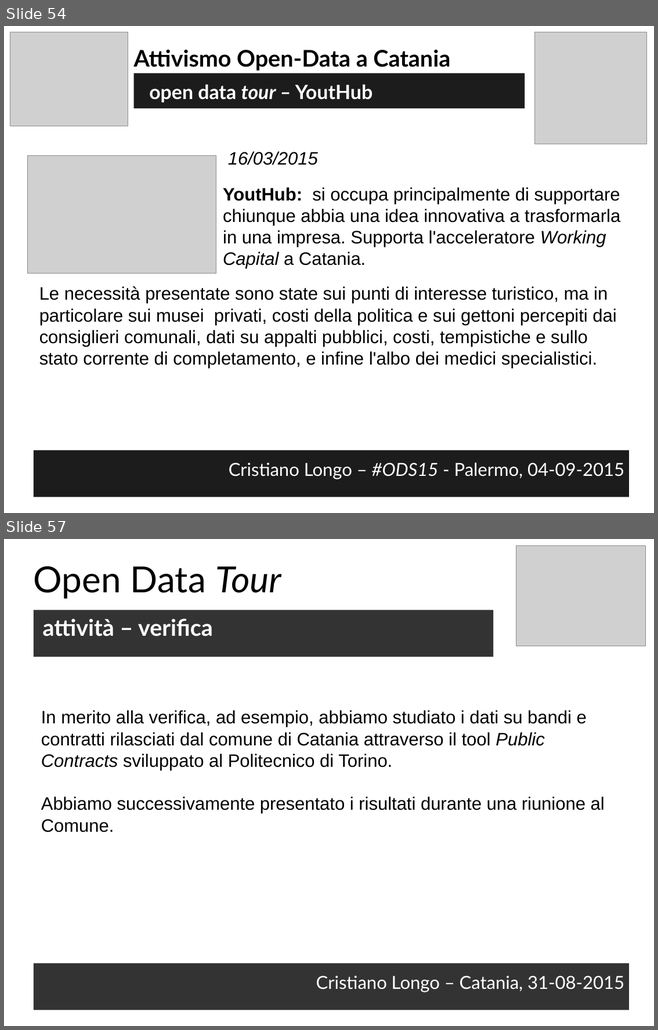
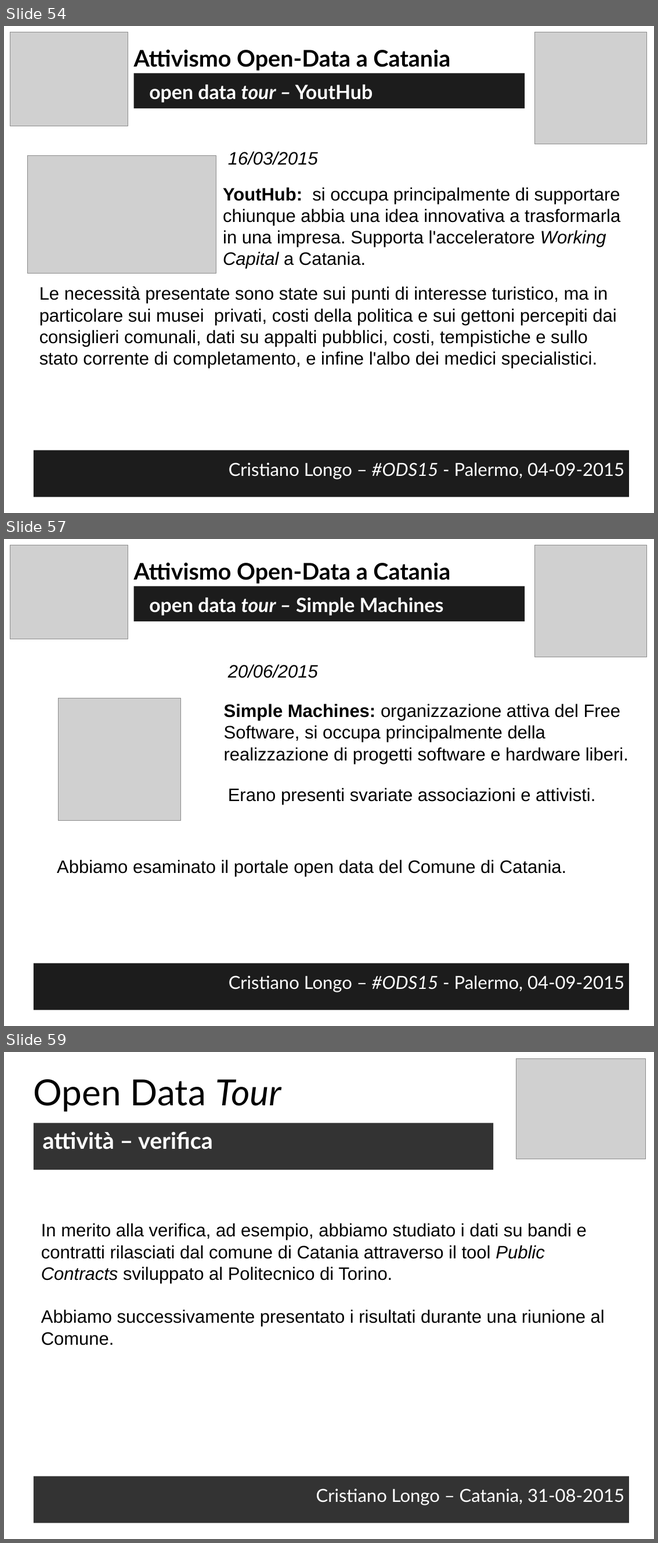
Before and after one commit to opendatahacklab/opendatahacklab.github.io, a slide deck: events/odt_ods15.odp. Shown one above the other, each under a label of ours: slides 54 and 57 before the commit, slides 54, 57 and 59 after it; the slides between them are not shown. The pictures are 658x1030 and 658x1543 pixels, drawn with LibreOffice and Linux fonts; fonts in the diff are those of the drawing; grey boxes stand for pictures. Boxes give left, top, right and bottom in pixels: in the first picture for what was removed or moved away, otherwise in the second. Text is boxed around its words. In the diff, an @@ line names an element or a change of style, - is before the commit and + after.

```diff
--- a/events/odt_ods15.odp
+++ b/events/odt_ods15.odp
@@ slide 57 added at <box>4,539,654,1026</box>, background #FFFFFF @@
@@ picture added at <box>10,545,128,639</box> @@
@@ picture added at <box>535,545,647,657</box> @@
@@ text added at <box>134,562,450,584</box>, 28 pt, text #000000, bold @@
+Attivismo Open-Data a Catania
@@ text added at <box>134,586,524,621</box>, fill #1C1C1C, 24 pt, text #FFFFFF, bold @@
+open data tour – Simple Machines
@@ text added at <box>228,664,318,678</box>, 22 pt, text #000000, italic @@
+20/06/2015
@@ picture added at <box>59,698,181,821</box> @@
@@ text added at <box>224,704,628,764</box>, 22 pt, text #000000 @@
+Simple Machines: organizzazione attiva del Free Software, si occupa principalmente della realizzazione di progetti software e hardware liberi.
@@ text added at <box>228,788,595,805</box>, 22 pt, text #000000 @@
+Erano presenti svariate associazioni e attivisti.
@@ text added at <box>57,860,566,877</box>, 22 pt, text #000000 @@
+Abbiamo esaminato il portale open data del Comune di Catania.
@@ text added at <box>34,964,629,1010</box>, fill #1C1C1C, 22 pt, text #FFFFFF @@
+Cristiano Longo – #ODS15 - Palermo, 04-09-2015
@@ what was slide 57 is now slide 59 @@
```
Also in this commit, not shown: 1 slide changed, 2 other slides added, 1 slide removed.
